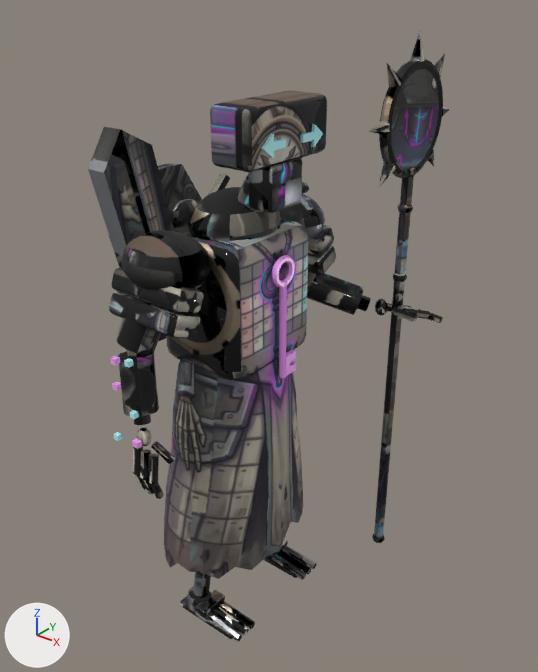
An edit to the glTF model assets/models/mobs/datepicker_priest.glb, drawn before and after from the same camera.
The view is the same before and after, from a 50 mm camera at (1.693, -1.901, 2.445) aimed at (0.023, 0.187, 1.15). Every picture has the same lights, and +X, +Y and +Z are marked at lower left. The older version comes first. Vertices at exactly the same position are counted once.

Names of what the first picture shows: 'arm_L_0' and 11 more.
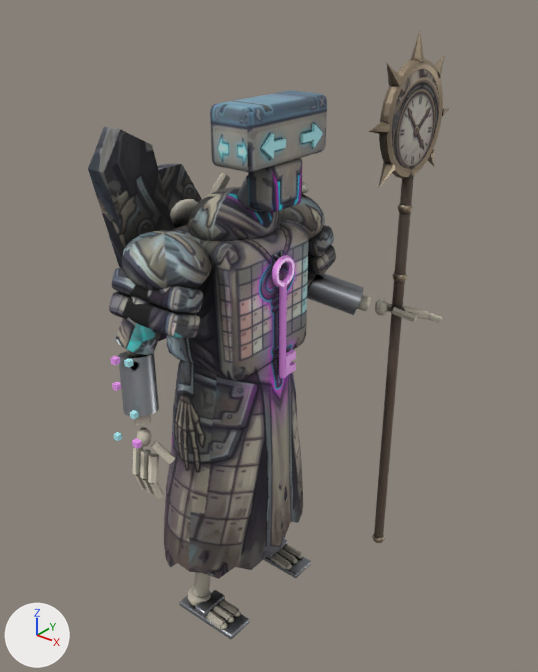
Pixel boxes (x1, y1, x2, y2) of what changed, in the pictures (538 x 672 px; the box of a moved part takes in the faces that stretch with it):
'arm_L_0', reshaped
    before: (88, 31, 449, 642)
    after: (88, 31, 449, 639)
part 1 of me_cylinder_005, moved or reshaped
    before: (206, 545, 317, 642)
    after: (205, 544, 301, 629)
part 2 of me_cylinder_005, surface changed
    both: (88, 33, 449, 639)

What the commit changed:
me_cylinder_005 is used by ob_arm_l_0; location (0.0, 0.0, 0.0).
me_cylinder_005 had 3222 vertices, 6086 faces and spanned x -0.52..0.52, y -0.51..0.9, z 0.0..2.27.
me_cylinder_005 now has 3426 vertices, 6470 faces and spans x -0.52..0.52, y -0.51..0.9, z 0.0..2.27.
Part 1, on me_cylinder_005:
18 vertices are removed from x 0.01..0.23, y -0.23..0.26, z 0.0..0.05.
62 faces are deleted.
16 vertices in x 0.23, y -0.28..0.28, z 0.0..0.04 move by (-0.09, 0.0, 0.01).
4 vertices in x 0.23, y -0.25..0.19, z 0.01..0.03 move by (-0.09, 0.01, 0.01).
4 vertices in x 0.23, y -0.23..0.21, z 0.01..0.03 move by (-0.09, -0.01, 0.01).
10 vertices are added at x 0.01..0.14, y -0.24..0.24, z 0.02..0.05.
8 new vertices lie (0.13, 0.0, -0.01) away from vertices in x 0.01, y -0.22..0.26, z 0.02..0.06.
62 new faces join them.
me_cylinder_005 part 2: 5578 kept faces spanning x -0.52..0.52, y -0.51..0.9, z 0.0..2.27 get new texture (UV) coordinates.
Other edits to the shape of me_cylinder_005 do not show in these pictures.
